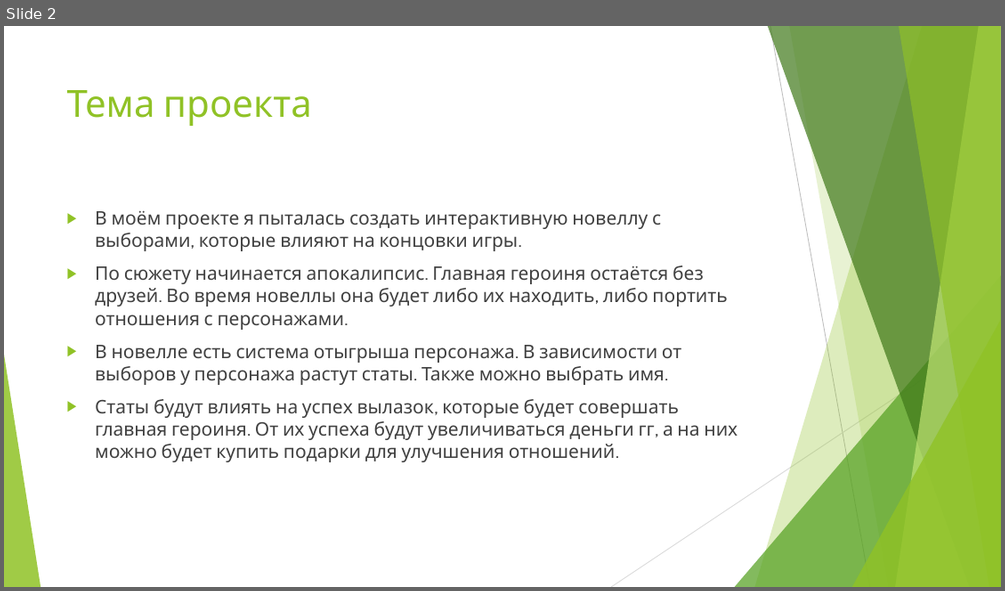
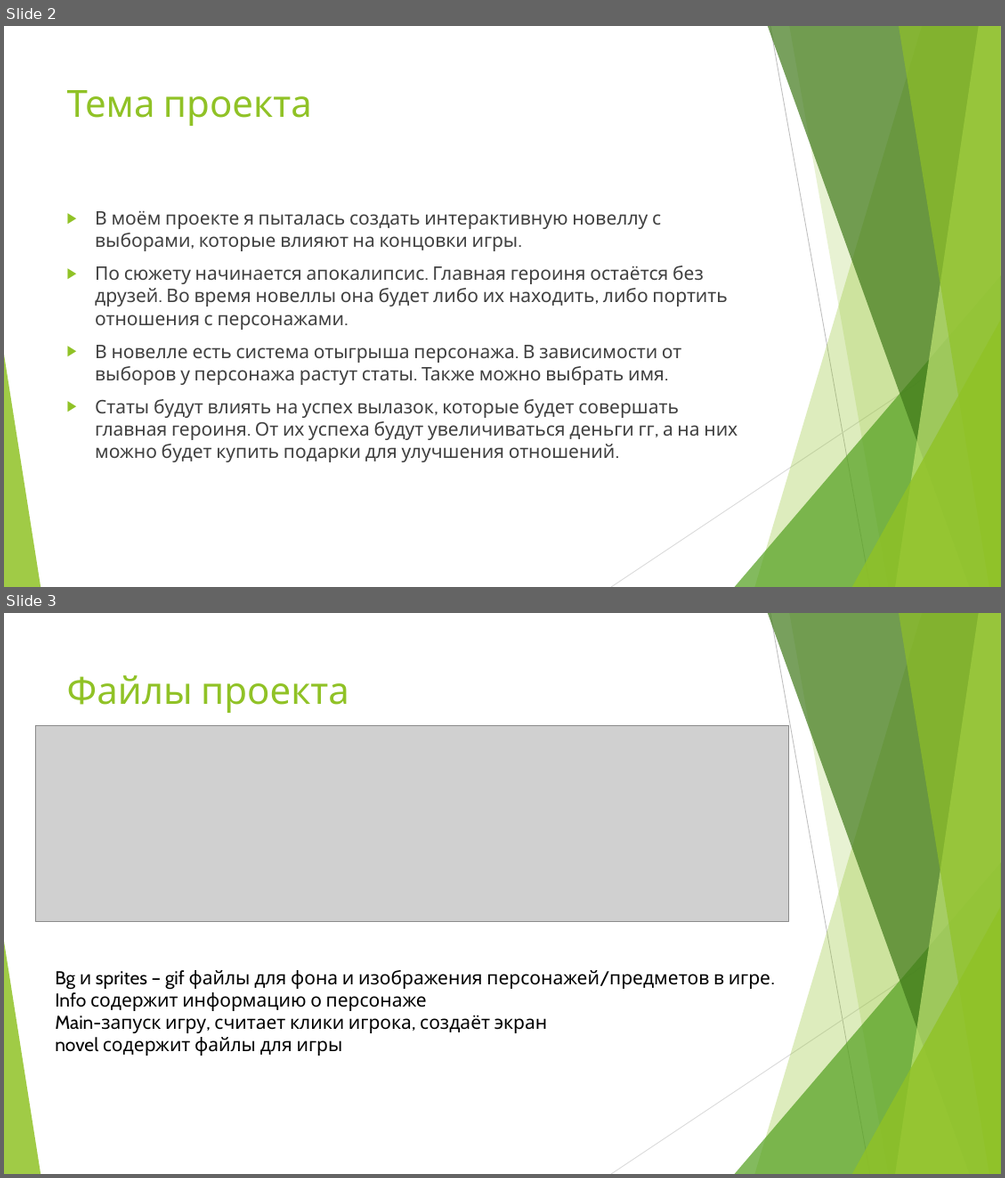
Before and after one commit to SchoolCode2425Mumladze/Gudkova, a slide deck: Новелла.pptx. Shown one above the other, each under a label of ours: slide 2 before the commit, slides 2 and 3 after it. The pictures are 1005x591 and 1005x1178 pixels, drawn with LibreOffice and Linux fonts; fonts in the diff are those of the drawing; grey boxes stand for pictures. Boxes give left, top, right and bottom in pixels: in the first picture for what was removed or moved away, otherwise in the second. Text is boxed around its words. In the diff, an @@ line names an element or a change of style, - is before the commit and + after.

```diff
--- a/Новелла.pptx
+++ b/Новелла.pptx
@@ slide 3 added at box(4, 613, 1001, 1174), background #FFFFFF; not listed: 10 template elements that a slide beside it also shows @@
@@ title added at box(67, 675, 349, 713), 36 pt, text #90C226 @@
+Файлы проекта
@@ picture added at box(35, 725, 789, 921) @@
@@ text added at box(55, 970, 770, 1055), 18 pt, text #000000 @@
+Bg и sprites – gif файлы для фона и изображения персонажей/предметов в игре.
+Info содержит информацию о персонаже
+Main-запуск игру, считает клики игрока, создаёт экран
+novel содержит файлы для игры
```
Also in this commit, not shown: 1 slide changed, 5 other slides added, 1 slide removed, 22 other files.
